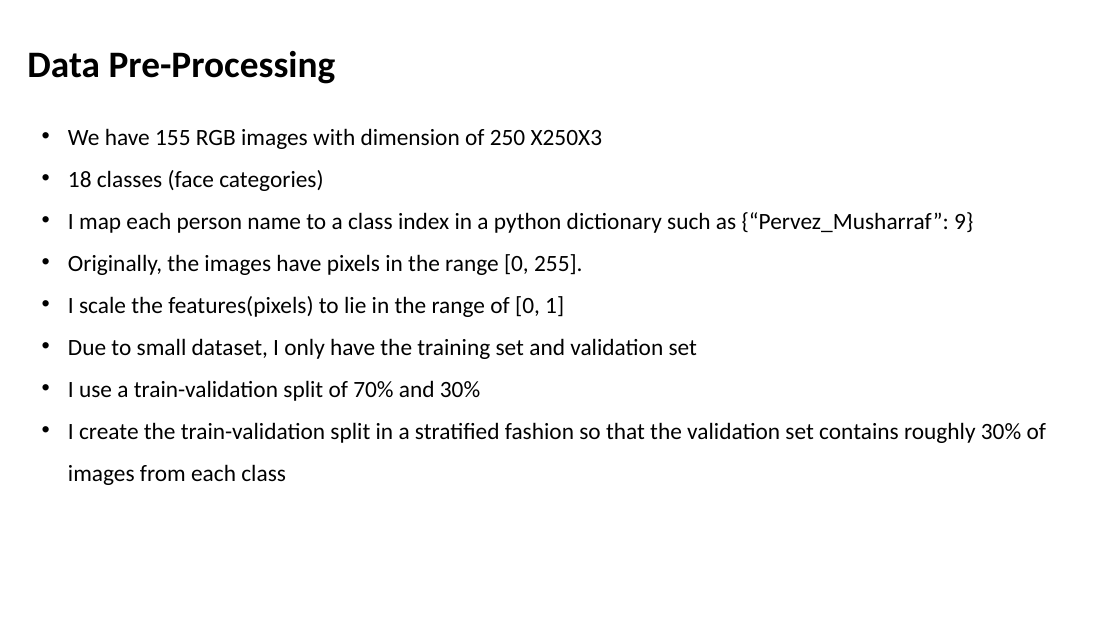
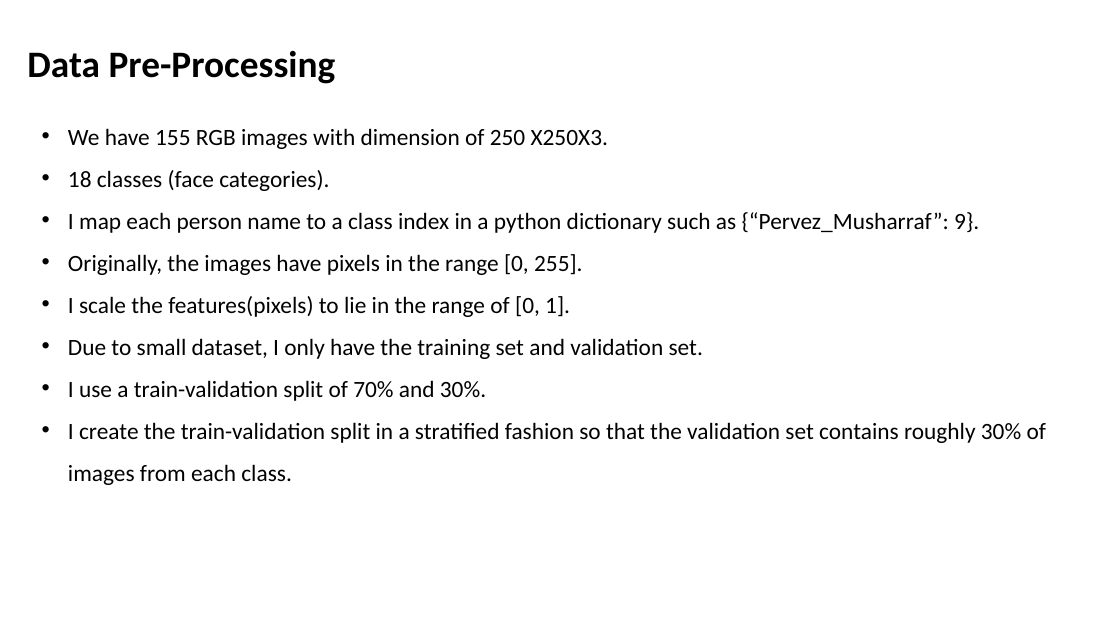
Before and after one commit to saadmunir94-ce/ArcFace-Implementation, a slide deck: slide 6 of ArcFace Saad.pptx. Drawn at 1120x630 pixels with LibreOffice and Linux fonts; fonts in the diff are those of the drawing. Boxes give left, top, right and bottom in pixels: in the first picture for what was removed or moved away, otherwise in the second. Text is boxed around its words. In the diff, an @@ line names an element or a change of style, - is before the commit and + after.

Commit message:
improve grammar in the presentation

```diff
--- a/ArcFace Saad.pptx
+++ b/ArcFace Saad.pptx
@@ text at (68, 128, 979, 233): text changed @@
-• We have 155 RGB images with dimension of 250 X250X3
-• 18 classes (face categories)
-• I map each person name to a class index in a python dictionary such as {“Pervez_Musharraf”: 9}
+• We have 155 RGB images with dimension of 250 X250X3.
+• 18 classes (face categories).
+• I map each person name to a class index in a python dictionary such as {“Pervez_Musharraf”: 9}.
@@ text at (68, 296, 1046, 485): text changed @@
-• I scale the features(pixels) to lie in the range of [0, 1]
-• Due to small dataset, I only have the training set and validation set
-• I use a train-validation split of 70% and 30%
-• I create the train-validation split in a stratified fashion so that the validation set contains roughly 30% of images from each class
+• I scale the features(pixels) to lie in the range of [0, 1].
+• Due to small dataset, I only have the training set and validation set.
+• I use a train-validation split of 70% and 30%.
+• I create the train-validation split in a stratified fashion so that the validation set contains roughly 30% of images from each class.
```
Also in this commit, not shown: 10 other slides changed, 1 other file.
